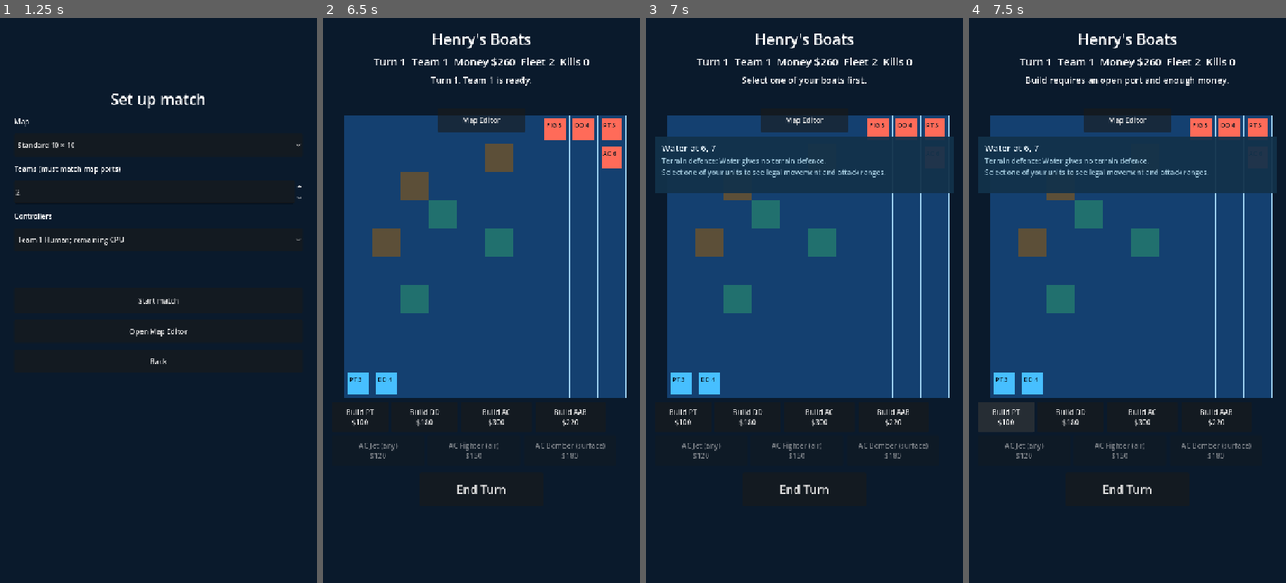
Above: before the commit, frames 1-4 (left to right).
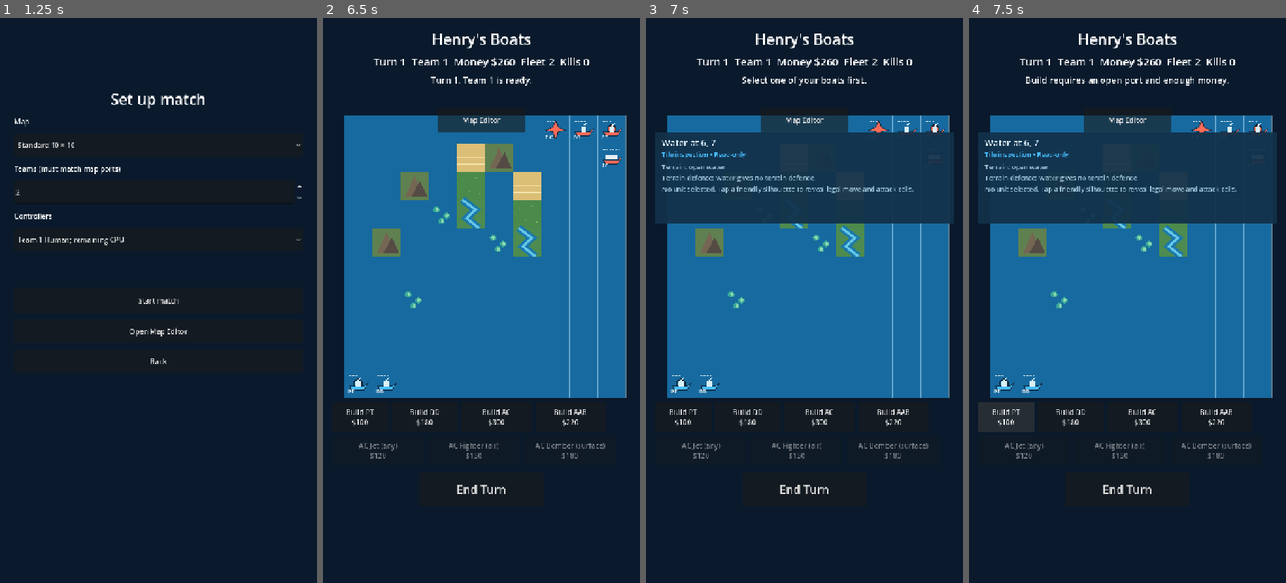
Above: after the commit, the same moments.

Repository: superdav42/henrys-boats
Game: Godot game, scene res://scenes/main.tscn
Same seed, same stepped clock (60 frames per second), same inputs: the game is played once before the commit and once after it.
Inputs (mouse positions are in pixels of both pictures, inside the frame that each line leads up to):
- Up to frame 1 (1.25 s): click "Play" at 0.5 s
- Up to frame 2 (6.5 s): click "Start match" at 1.25 s; tap Enter at 2, 3.5, 5 s; move the mouse to (551, 272) at 2.02 s; hold D (move_right) 2.03-2.75 s; click (551, 272) at 2.17 s; tap Space at 2.75, 4.25, 5.75 s; drag from (418, 328) to (465, 413) at 2.77 s; move the mouse to (513, 176) at 3.52 s; hold D (move_right) 3.53-4.25 s; drag from (465, 413) to (386, 215) at 4.27 s; move the mouse to (576, 385) at 5.02 s; hold A (move_left) 5.03-5.75 s; drag from (386, 215) to (433, 159) at 5.77 s
- Up to frame 3 (7 s): move the mouse to (820, 300) at 6.52 s; hold S (move_down) from 6.53 s (still down); click (820, 300) at 6.67 s
- Up to frame 4 (7.5 s): release S (move_down) at 7.25 s; click "Build PT $100" at 7.25 s

Frame 1 is identical in both runs. In frame 2, 43% of the frame differs, in the area x 6-96%, y 17-68%; in frame 3, 37%; in frame 4, 37%.

Commit message:
feat: render readable naval battle board

Diff:
--- a/scenes/inspector_panel.tscn
+++ b/scenes/inspector_panel.tscn
@@ -8,9 +8,9 @@
 
 [node name="Panel" type="ColorRect" parent="."]
 offset_left = 20.0
-offset_top = 270.0
+offset_top = 258.0
 offset_right = 700.0
-offset_bottom = 398.0
+offset_bottom = 466.0
 mouse_filter = 2
 color = Color(0.0705882, 0.192157, 0.290196, 0.94)
 
@@ -23,11 +23,20 @@
 theme_override_font_sizes/font_size = 20
 text = "Inspection"
 
+[node name="Context" type="Label" parent="Panel"]
+offset_left = 16.0
+offset_top = 40.0
+offset_right = 664.0
+offset_bottom = 62.0
+theme_override_colors/font_color = Color(0.282353, 0.74902, 1, 1)
+theme_override_font_sizes/font_size = 15
+text = "Read-only tactical inspector"
+
 [node name="Details" type="Label" parent="Panel"]
 offset_left = 16.0
-offset_top = 42.0
+offset_top = 68.0
 offset_right = 664.0
-offset_bottom = 120.0
+offset_bottom = 198.0
 theme_override_colors/font_color = Color(0.623529, 0.772549, 0.85098, 1)
-theme_override_font_sizes/font_size = 16
+theme_override_font_sizes/font_size = 15
 autowrap_mode = 2
--- a/scripts/inspector_panel.gd
+++ b/scripts/inspector_panel.gd
@@ -2,14 +2,17 @@
 extends CanvasLayer
 
 @onready var title_label: Label = $Panel/Title
+@onready var context_label: Label = $Panel/Context
 @onready var details_label: Label = $Panel/Details
 
 func show_snapshot(snapshot: Dictionary) -> void:
 	visible = true
 	title_label.text = snapshot.get("title", "Inspection")
+	context_label.text = snapshot.get("context", "Read-only tactical inspector")
 	details_label.text = "\n".join(snapshot.get("details", PackedStringArray()))
 
 func clear() -> void:
 	visible = false
 	title_label.text = ""
+	context_label.text = ""
 	details_label.text = ""
--- a/scripts/main.gd
+++ b/scripts/main.gd
@@ -207,12 +207,13 @@
 	var unit: Dictionary = state.unit_by_id(unit_id)
 	if unit.is_empty():
 		return
-	_show_unit_inspector(unit)
 	if unit["team_id"] == state.current_team().id:
 		selected_unit_id = unit_id
 		_update_hud("Selected %s. Move, attack, or build from the port/AC." % unit["kind"])
 		_redraw_board()
-		return
+		_show_unit_inspector(unit)
+		return
+	_show_unit_inspector(unit)
 	if selected_unit_id == -1:
 		_update_hud("Select one of your units before attacking.")
 		return
@@ -366,8 +367,13 @@
 
 func _show_cell_inspector(cell: Vector2i) -> void:
 	var terrain: String = state.map_data.terrain_at(cell)
-	var terrain_defense := "Reef gives surface units +1 defence." if terrain == "Reef" else ("Mountain gives air units +2 defence." if terrain == "Mountain" else "Water gives no terrain defence.")
-	inspector.show_snapshot({"title": "%s at %d, %d" % [terrain, cell.x + 1, cell.y + 1], "details": PackedStringArray(["Terrain defence: %s" % terrain_defense, "Select one of your units to see legal movement and attack ranges."])})
+	var details := PackedStringArray(["Terrain: %s" % _terrain_description(terrain), "Terrain defence: %s" % _terrain_defense_description(terrain)])
+	var selected: Dictionary = state.unit_by_id(selected_unit_id)
+	if selected.is_empty():
+		details.append("No unit selected. Tap a friendly silhouette to reveal legal move and attack cells.")
+	else:
+		details.append("Selected %s: %d legal moves • %d legal attacks." % [selected["kind"], board.move_overlay.size(), board.attack_overlay.size()])
+	inspector.show_snapshot({"title": "%s at %d, %d" % [terrain, cell.x + 1, cell.y + 1], "context": "Tile inspection • Read-only", "details": details})
 
 func _show_unit_inspector(unit: Dictionary) -> void:
 	var stats: Dictionary = unit_stats.get(unit.get("kind", ""), {})
@@ -378,9 +384,28 @@
 	var terrain: String = state.map_data.terrain_at(cell)
 	var team = state.team_by_id(int(unit.get("team_id", 0)))
 	var target_label := "any unit" if stats.get("target", "any") == "any" else ("air units only" if stats.get("target") == "air" else "surface units only")
+	var unit_type := "Air unit" if stats.get("air", false) else "Surface unit"
+	var legal_actions := "Legal actions: inspect this unit; select a friendly unit to reveal its overlays."
+	if unit.get("id", -1) == selected_unit_id and unit.get("team_id", -1) == state.current_team().id:
+		legal_actions = "Legal now: %d move cells • %d attack targets." % [board.move_overlay.size(), board.attack_overlay.size()]
 	var details := PackedStringArray([
-		"Team: %s  •  HP: %d" % [team.name, int(unit.get("hp", 0))],
+		"Team: %s  •  Unit type: %s  •  HP: %d" % [team.name, unit_type, int(unit.get("hp", 0))],
 		"Move %d  •  Range %d  •  Attack %d" % [int(stats.get("move", 0)), int(stats.get("range", 0)), int(stats.get("damage", 0))],
 		"Targets: %s  •  Active defence: %d (%s)" % [target_label, _defense_for(unit), terrain],
+		legal_actions,
 	])
-	inspector.show_snapshot({"title": "%s at %d, %d" % [unit.get("kind", "Unit"), cell.x + 1, cell.y + 1], "details": details})
+	inspector.show_snapshot({"title": "%s at %d, %d" % [unit.get("kind", "Unit"), cell.x + 1, cell.y + 1], "context": "%s • %s terrain • Read-only" % [unit_type, terrain], "details": details})
+
+func _terrain_description(terrain: String) -> String:
+	match terrain:
+		"Shore": return "sandy coastal shallows"
+		"Land": return "green land"
+		"Mountain": return "mountain terrain"
+		"Reef": return "shallow coral reef"
+		"River": return "river channel"
+		_: return "open water"
+
+func _terrain_defense_description(terrain: String) -> String:
+	if terrain == "Reef": return "Reef gives surface units +1 defence."
+	if terrain == "Mountain": return "Mountain gives air units +2 defence."
+	return "%s gives no terrain defence." % terrain
--- a/scripts/map_board.gd
+++ b/scripts/map_board.gd
@@ -19,6 +19,7 @@
 var pan := Vector2(48, 220)
 var dragging := false
 var drag_origin := Vector2.ZERO
+var water_phase := 0.0
 
 func set_match(new_map, new_units: Array[Dictionary], selected_id: int, team_id: int, stats: Dictionary) -> void:
 	map_data = new_map
@@ -41,32 +42,128 @@
 	attack_overlay.clear()
 	queue_redraw()
 
+func _process(delta: float) -> void:
+	if visible and map_data != null:
+		water_phase = fmod(water_phase + delta, 6.0)
+		queue_redraw()
+
 func _draw() -> void:
 	if map_data == null: return
 	for y in map_data.height:
 		for x in map_data.width:
 			var cell := Vector2i(x, y)
 			var rect := Rect2(pan + Vector2(cell) * BASE_CELL_SIZE * zoom_level, Vector2.ONE * BASE_CELL_SIZE * zoom_level)
-			draw_rect(rect, _terrain_color(map_data.terrain_at(cell)))
-			draw_rect(rect, Color(0.62, 0.82, 0.94), false, maxf(1.0, zoom_level))
+			_draw_terrain(rect, map_data.terrain_at(cell))
+			draw_rect(rect, Color(0.72, 0.9, 0.98, 0.48), false, maxf(1.0, zoom_level))
 			if cell in move_overlay:
-				draw_rect(rect.grow(-4.0 * zoom_level), Color(0.2, 0.85, 0.55, 0.42))
+				_draw_overlay_marker(rect, Color(0.2, 0.85, 0.55, 0.72), "M")
 			if cell in attack_overlay:
-				draw_rect(rect.grow(-4.0 * zoom_level), Color(1.0, 0.45, 0.35, 0.5))
+				_draw_overlay_marker(rect, Color(1.0, 0.45, 0.35, 0.78), "A")
 	for port in map_data.ports:
 		var rect := _cell_rect(port["cell"])
-		draw_circle(rect.get_center(), 10.0 * zoom_level, _team_color(port["team_id"]))
+		_draw_port_marker(rect, _team_color(port["team_id"]))
 	for unit in units:
 		var cell: Vector2i = unit.get("cell", unit.get("grid", Vector2i(-1, -1)))
 		if not map_data.is_inside(cell):
 			continue
-		var rect := _cell_rect(cell).grow(-8.0 * zoom_level)
-		var color := _team_color(unit["team_id"])
-		draw_rect(rect, color)
-		if not editor_mode and unit["id"] == selected_unit_id: draw_rect(rect.grow(3.0), Color.WHITE, false, 3.0)
-		var label: String = unit_stats.get(unit["kind"], {}).get("short", unit["kind"].left(2).to_upper())
-		var hp: Variant = unit.get("hp", 0)
-		draw_string(ThemeDB.fallback_font, rect.position + Vector2(4, 20) * zoom_level, "%s" % label if editor_mode else "%s %d" % [label, hp], HORIZONTAL_ALIGNMENT_LEFT, -1, 14.0 * zoom_level, Color(0.03, 0.08, 0.12))
+		_draw_unit(_cell_rect(cell), unit)
+
+func _draw_terrain(rect: Rect2, terrain: String) -> void:
+	match terrain:
+		"Shore":
+			draw_rect(rect, Color("dcbf77"))
+			for row in range(1, 4):
+				draw_line(Vector2(rect.position.x, rect.position.y + rect.size.y * row / 4.0), Vector2(rect.end.x, rect.position.y + rect.size.y * row / 4.0), Color("f5e4ad"), maxf(1.0, zoom_level))
+		"Land":
+			draw_rect(rect, Color("4b8a4b"))
+			for dot in [Vector2(0.22, 0.3), Vector2(0.68, 0.22), Vector2(0.45, 0.7), Vector2(0.82, 0.78)]:
+				draw_circle(rect.position + rect.size * dot, 2.0 * zoom_level, Color("78b85c"))
+		"Mountain":
+			draw_rect(rect, Color("5f8050"))
+			_draw_mountain(rect, 0.16, 0.9, 0.5, 0.16, 0.84, 0.9, Color("756653"))
+			_draw_mountain(rect, 0.38, 0.9, 0.69, 0.32, 0.96, 0.9, Color("554b45"))
+		"Reef":
+			_draw_water(rect)
+			for reef in [Vector2(0.28, 0.35), Vector2(0.64, 0.56), Vector2(0.46, 0.75)]:
+				draw_circle(rect.position + rect.size * reef, 7.0 * zoom_level, Color("38a897"))
+				draw_circle(rect.position + rect.size * reef + Vector2(1.0, -1.0) * zoom_level, 3.5 * zoom_level, Color("8ed9b1"))
+		"River":
+			draw_rect(rect, Color("4d8b50"))
+			var river := PackedVector2Array([rect.position + rect.size * Vector2(0.2, 0.0), rect.position + rect.size * Vector2(0.66, 0.35), rect.position + rect.size * Vector2(0.35, 0.65), rect.position + rect.size * Vector2(0.78, 1.0)])
+			draw_polyline(river, Color("1978ae"), 16.0 * zoom_level, true)
+			draw_polyline(river, Color("68c9e8"), 5.0 * zoom_level, true)
+		_:
+			_draw_water(rect)
+
+func _draw_water(rect: Rect2) -> void:
+	draw_rect(rect, Color("176a9f"))
+	for row in range(1, 5):
+		var y := rect.position.y + rect.size.y * row / 5.0
+		var offset := fposmod(water_phase * 14.0 + rect.position.x * 0.12 + row * 11.0, 22.0) - 22.0
+		for column in range(3):
+			var start_x := rect.position.x + offset + column * 28.0 * zoom_level
+			draw_line(Vector2(start_x, y), Vector2(start_x + 13.0 * zoom_level, y), Color("75c9e6", 0.7), maxf(1.0, zoom_level))
+
+func _draw_mountain(rect: Rect2, left_x: float, base_y: float, peak_x: float, peak_y: float, right_x: float, right_y: float, color: Color) -> void:
+	var points := PackedVector2Array([rect.position + rect.size * Vector2(left_x, base_y), rect.position + rect.size * Vector2(peak_x, peak_y), rect.position + rect.size * Vector2(right_x, right_y)])
+	draw_colored_polygon(points, color)
+
+func _draw_overlay_marker(rect: Rect2, color: Color, marker: String) -> void:
+	var inset := 4.0 * zoom_level
+	var inner := rect.grow(-inset)
+	draw_rect(inner, Color(color, 0.2))
+	draw_rect(inner, color, false, maxf(1.5, zoom_level))
+	draw_string(ThemeDB.fallback_font, inner.get_center() + Vector2(-4.0, 5.0) * zoom_level, marker, HORIZONTAL_ALIGNMENT_LEFT, -1, 13.0 * zoom_level, Color.WHITE)
+
+func _draw_port_marker(rect: Rect2, color: Color) -> void:
+	var center := rect.get_center()
+	draw_circle(center, 11.0 * zoom_level, Color("10263a"))
+	draw_circle(center, 8.0 * zoom_level, color)
+	draw_line(center + Vector2(0, -7.0) * zoom_level, center + Vector2(0, 7.0) * zoom_level, Color.WHITE, maxf(1.0, zoom_level))
+	draw_line(center + Vector2(-5.0, 0) * zoom_level, center + Vector2(5.0, 0) * zoom_level, Color.WHITE, maxf(1.0, zoom_level))
+
+func _draw_unit(cell_rect: Rect2, unit: Dictionary) -> void:
+	var rect := cell_rect.grow(-7.0 * zoom_level)
+	var stats: Dictionary = unit_stats.get(unit.get("kind", ""), {})
+	var color := _team_color(int(unit.get("team_id", 0)))
+	var is_air: bool = bool(stats.get("air", unit.get("kind", "") in ["Jet", "Fighter", "Bomber"]))
+	if is_air:
+		_draw_aircraft(rect, color)
+	else:
+		_draw_ship(rect, color, unit.get("kind", ""))
+	_draw_hit_points(rect, int(unit.get("hp", 0)), int(stats.get("hp", unit.get("hp", 0))))
+	if not editor_mode and unit.get("id", -1) == selected_unit_id:
+		_draw_selection_outline(rect)
+	if zoom_level >= 0.55:
+		var label: String = stats.get("short", unit.get("kind", "Unit").left(2).to_upper())
+		draw_string(ThemeDB.fallback_font, rect.position + Vector2(2.0, rect.size.y - 2.0), label, HORIZONTAL_ALIGNMENT_LEFT, -1, 11.0 * zoom_level, Color.WHITE)
+
+func _draw_ship(rect: Rect2, color: Color, kind: String) -> void:
+	var hull := PackedVector2Array([rect.position + rect.size * Vector2(0.12, 0.62), rect.position + rect.size * Vector2(0.76, 0.62), rect.position + rect.size * Vector2(0.95, 0.48), rect.position + rect.size * Vector2(0.76, 0.8), rect.position + rect.size * Vector2(0.2, 0.8)])
+	draw_colored_polygon(hull, color)
+	draw_polyline(PackedVector2Array([hull[0], hull[1], hull[2], hull[3], hull[4], hull[0]]), Color("10263a"), maxf(1.5, zoom_level), true)
+	if kind == "Aircraft Carrier":
+		draw_rect(Rect2(rect.position + rect.size * Vector2(0.2, 0.38), rect.size * Vector2(0.58, 0.2)), Color("e4edf1"))
+		draw_line(rect.position + rect.size * Vector2(0.28, 0.48), rect.position + rect.size * Vector2(0.7, 0.48), Color("344454"), maxf(1.0, zoom_level))
+	else:
+		draw_rect(Rect2(rect.position + rect.size * Vector2(0.38, 0.35), rect.size * Vector2(0.24, 0.28)), Color("d9eff5"))
+		draw_line(rect.position + rect.size * Vector2(0.5, 0.35), rect.position + rect.size * Vector2(0.66, 0.2), Color("d9eff5"), maxf(2.0, zoom_level))
+
+func _draw_aircraft(rect: Rect2, color: Color) -> void:
+	var plane := PackedVector2Array([rect.position + rect.size * Vector2(0.5, 0.08), rect.position + rect.size * Vector2(0.62, 0.4), rect.position + rect.size * Vector2(0.94, 0.56), rect.position + rect.size * Vector2(0.61, 0.6), rect.position + rect.size * Vector2(0.54, 0.9), rect.position + rect.size * Vector2(0.45, 0.9), rect.position + rect.size * Vector2(0.39, 0.6), rect.position + rect.size * Vector2(0.06, 0.56), rect.position + rect.size * Vector2(0.38, 0.4)])
+	draw_colored_polygon(plane, color)
+	draw_polyline(PackedVector2Array([plane[0], plane[1], plane[2], plane[3], plane[4], plane[5], plane[6], plane[7], plane[8], plane[0]]), Color("10263a"), maxf(1.5, zoom_level), true)
+
+func _draw_hit_points(rect: Rect2, current_hp: int, max_hp: int) -> void:
+	var count := clampi(max_hp, 1, 6)
+	for index in count:
+		var color := Color("f2f7f8") if index < current_hp else Color("10263a", 0.75)
+		draw_circle(rect.position + Vector2((7.0 + index * 7.0) * zoom_level, 7.0 * zoom_level), 2.2 * zoom_level, color)
+
+func _draw_selection_outline(rect: Rect2) -> void:
+	var points := [rect.get_center() + Vector2(0, -rect.size.y * 0.62), rect.get_center() + Vector2(rect.size.x * 0.62, 0), rect.get_center() + Vector2(0, rect.size.y * 0.62), rect.get_center() + Vector2(-rect.size.x * 0.62, 0)]
+	for index in points.size():
+		draw_line(points[index], points[(index + 1) % points.size()], Color.WHITE, maxf(2.0, zoom_level))
 
 func _unhandled_input(event: InputEvent) -> void:
 	if event is InputEventMouseButton:
--- a/scripts/map_data.gd
+++ b/scripts/map_data.gd
@@ -5,7 +5,7 @@
 const MIN_SIZE := 10
 const MAX_SIZE := 100
 const MAP_SIZES := [10, 15, 20, 25, 30, 40, 50, 75, 100]
-const TERRAIN_TYPES := ["Water", "Reef", "Mountain"]
+const TERRAIN_TYPES := ["Water", "Shore", "Land", "Mountain", "Reef", "River"]
 const UNIT_TYPES := ["Patrol", "Destroyer", "Aircraft Carrier", "Anti-Air Boat", "Jet", "Fighter", "Bomber"]
 const AIR_UNIT_TYPES := ["Jet", "Fighter", "Bomber"]
 const INVALID_CELL := Vector2i(-1, -1)
@@ -30,6 +30,12 @@
 		map.set_terrain(cell, "Mountain")
 	for cell in [Vector2i(3, 3), Vector2i(5, 4), Vector2i(2, 6)]:
 		map.set_terrain(cell, "Reef")
+	for cell in [Vector2i(4, 1), Vector2i(6, 2)]:
+		map.set_terrain(cell, "Shore")
+	for cell in [Vector2i(4, 2), Vector2i(6, 3)]:
+		map.set_terrain(cell, "Land")
+	for cell in [Vector2i(4, 3), Vector2i(6, 4)]:
+		map.set_terrain(cell, "River")
 	map.ports.append({"team_id": 0, "cell": Vector2i(0, 9)})
 	map.ports.append({"team_id": 1, "cell": Vector2i(9, 0)})
 	for unit in [{"kind": "Patrol", "team_id": 0, "cell": Vector2i(0, 9)}, {"kind": "Destroyer", "team_id": 0, "cell": Vec …(260 unchanged characters)…
Not shown, changed: DESIGN.md
